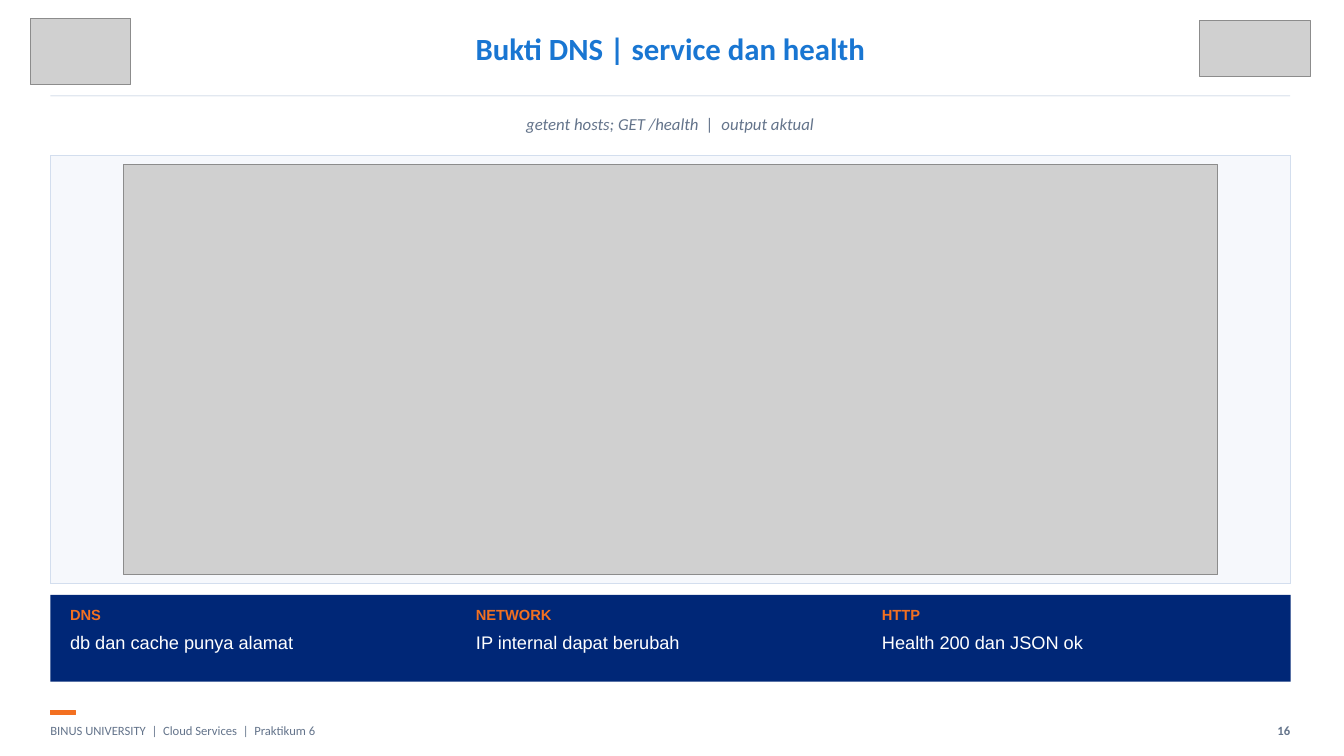
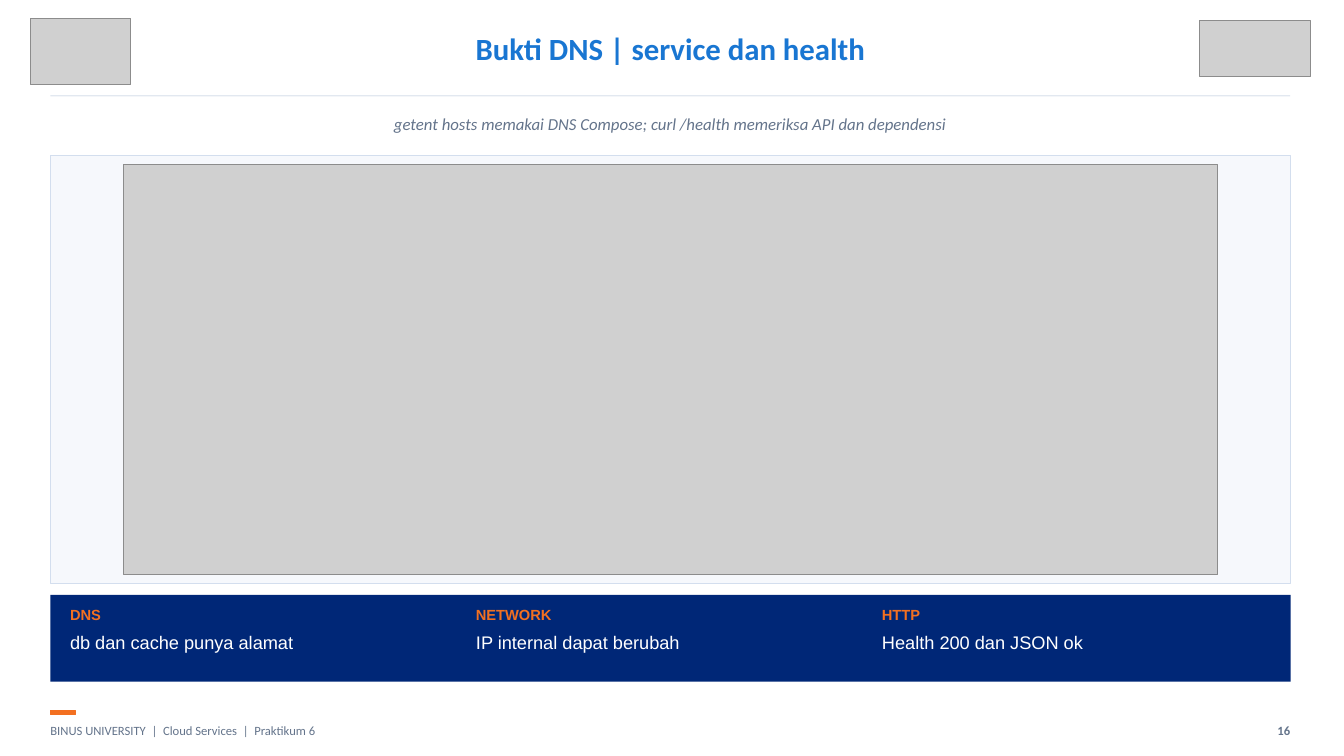
Before and after one commit to SeedFlora/meet6CloudService, a slide deck: slide 16 of slides/LAB06_Cloud_Notes_Compose_Bukti_Live.pptx. Drawn at 1344x756 pixels with LibreOffice and Linux fonts; fonts in the diff are those of the drawing; grey boxes stand for pictures. Boxes give left, top, right and bottom in pixels: in the first picture for what was removed or moved away, otherwise in the second. Text is boxed around its words. In the diff, an @@ line names an element or a change of style, - is before the commit and + after.

```diff
--- a/slides/LAB06_Cloud_Notes_Compose_Bukti_Live.pptx
+++ b/slides/LAB06_Cloud_Notes_Compose_Bukti_Live.pptx
@@ text at [394, 118, 946, 133]: text changed @@
-getent hosts; GET /health | output aktual
+getent hosts memakai DNS Compose; curl /health memeriksa API dan dependensi
```
Also in this commit, not shown: 2 other slides changed.
